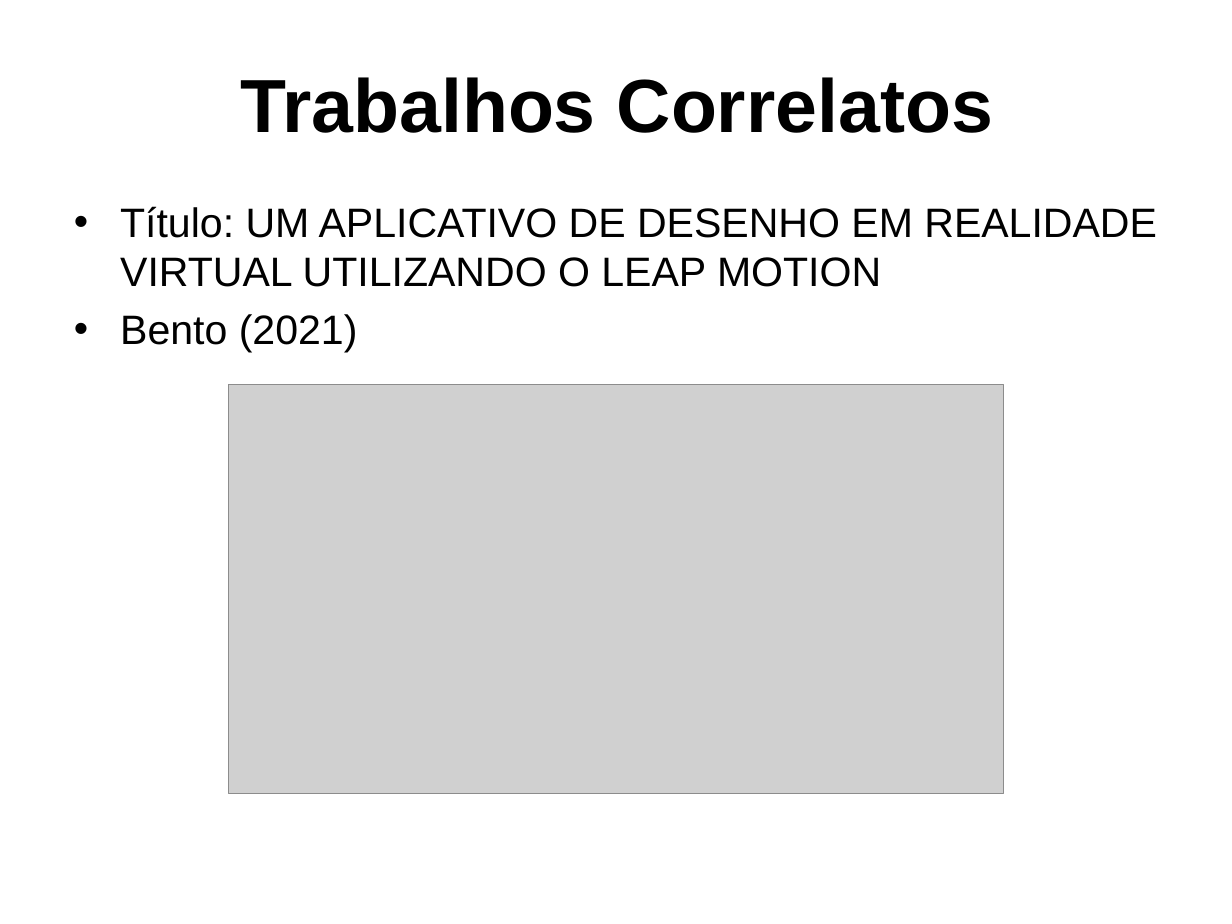
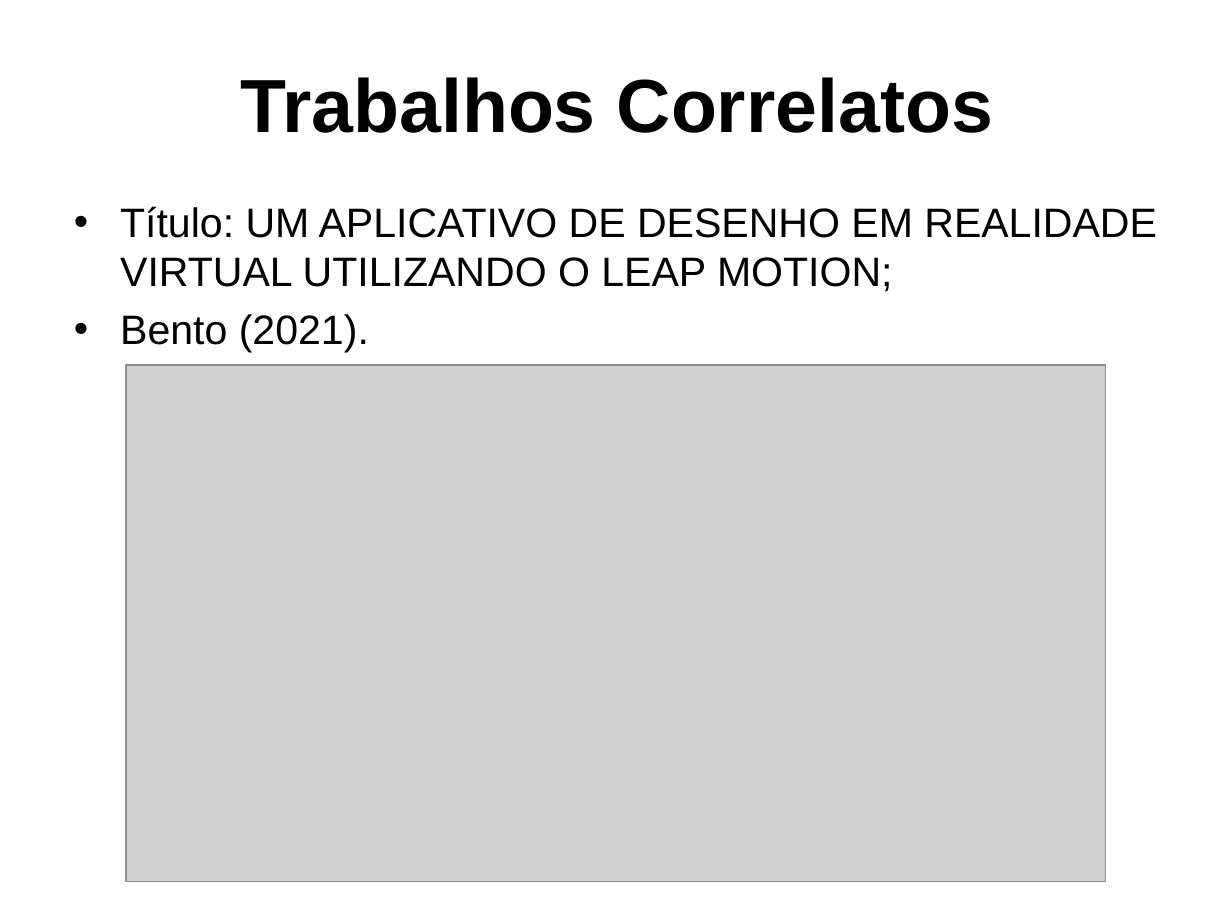
Before and after one commit to gcgfurb/tcc_JulioVicenteBrych, a slide deck: slide 8 of _julio/ApresentaçãoTCC-Julio_Vicente_Brych.pptx. Drawn at 1232x924 pixels with LibreOffice and Linux fonts; fonts in the diff are those of the drawing; grey boxes stand for pictures; background and template pictures are left out. Boxes give left, top, right and bottom in pixels: in the first picture for what was removed or moved away, otherwise in the second. Text is boxed around its words. In the diff, an @@ line names an element or a change of style, - is before the commit and + after.

```diff
--- a/_julio/ApresentaçãoTCC-Julio_Vicente_Brych.pptx
+++ b/_julio/ApresentaçãoTCC-Julio_Vicente_Brych.pptx
@@ text at (x1=120, y1=206, x2=1157, y2=352): text changed @@
-• Título: UM APLICATIVO DE DESENHO EM REALIDADE VIRTUAL UTILIZANDO O LEAP MOTION
-• Bento (2021)
+• Título: UM APLICATIVO DE DESENHO EM REALIDADE VIRTUAL UTILIZANDO O LEAP MOTION;
+• Bento (2021).
@@ picture resized from (x1=228, y1=384, x2=1004, y2=793) to (x1=126, y1=365, x2=1105, y2=881) @@
```
Also in this commit, not shown: 18 other slides changed, 2 slides added.
